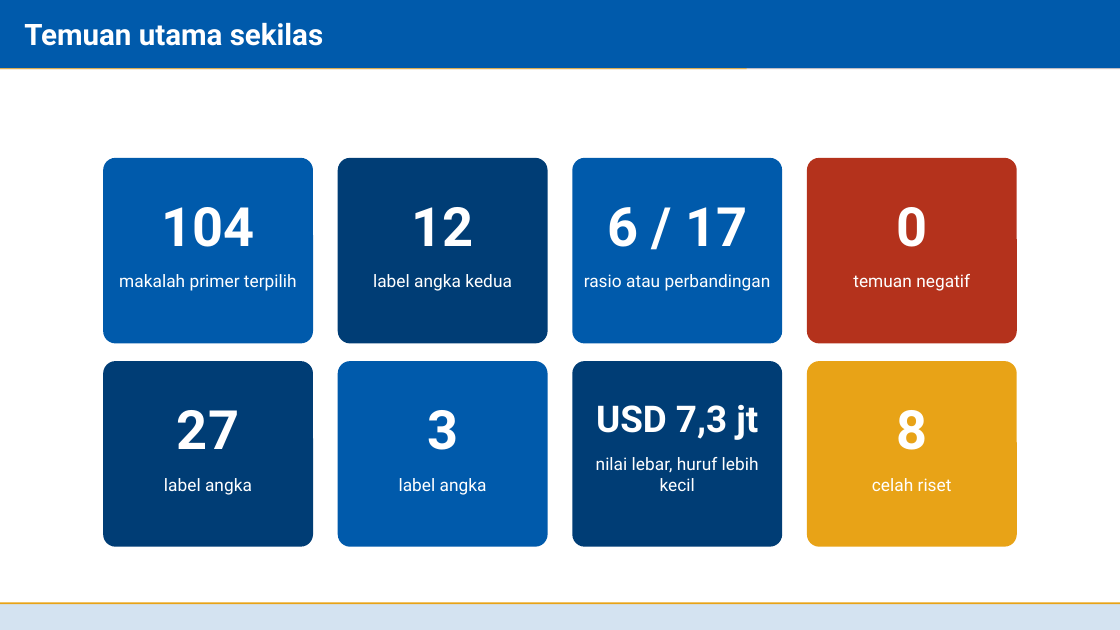
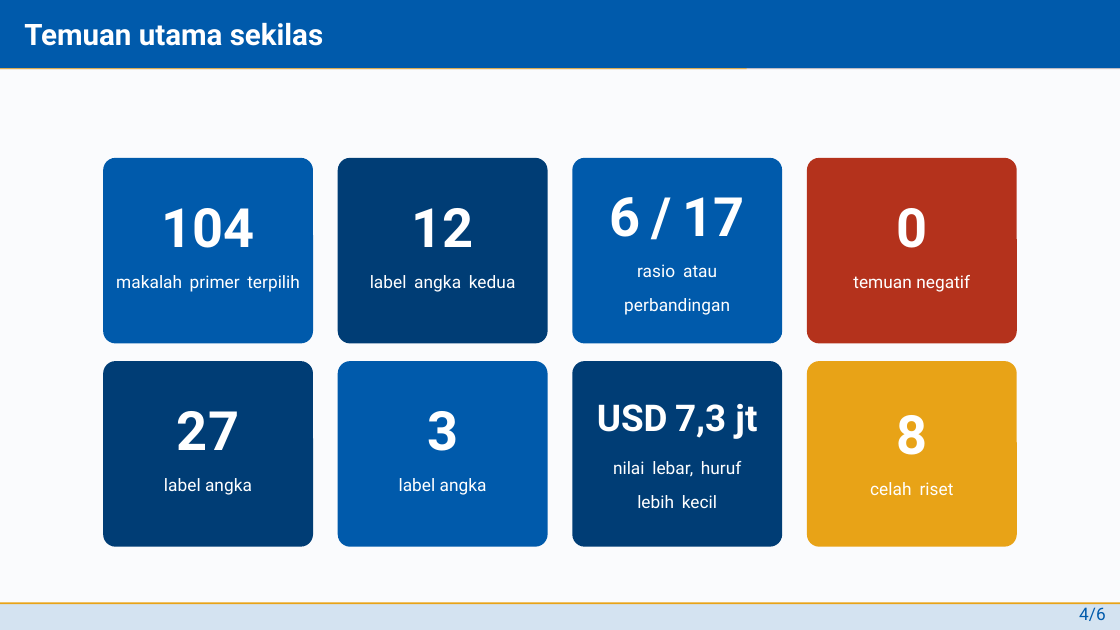
Before and after one commit to situkangsayur/deck-templates, a slide deck: slide 6 of itb-stei/libreoffice/contoh-itb.odp. Drawn at 1120x630 pixels with LibreOffice and Linux fonts; fonts in the diff are those of the drawing; background and template pictures are left out. Boxes give left, top, right and bottom in pixels: in the first picture for what was removed or moved away, otherwise in the second. Text is boxed around its words. In the diff, an @@ line names an element or a change of style, - is before the commit and + after.

Commit message:
ITB STEI: ODP meniru persis contoh LaTeX (tabel booktabs, angka gaya lama, master penutup, latar)

```diff
--- a/itb-stei/libreoffice/contoh-itb.odp
+++ b/itb-stei/libreoffice/contoh-itb.odp
@@ background #FFFFFF to #FAFBFD @@
@@ text in rounded rectangle at (609,197,745,237): line spacing 1 to 34.9pt; less space between paragraphs @@
@@ text in rounded rectangle at (624,264,730,315): text changed @@
-rasio atau perbandingan
+rasio atau
+perbandingan
@@ line spacing 1 to 34.9pt; less space between paragraphs; line spacing 1 to 21.8pt in 3 elements at (103,158,312,344), (338,158,548,344), (806,361,1016,547) @@
@@ text in rounded rectangle at (613,461,742,508): text changed @@
-nilai lebar, huruf lebih kecil
+nilai lebar, huruf
+lebih kecil
@@ text added at (1079,607,1106,621), 11.1 pt, text #005AAB @@
+4/6
```
Also in this commit, not shown: 9 other slides changed, 5 other files.
